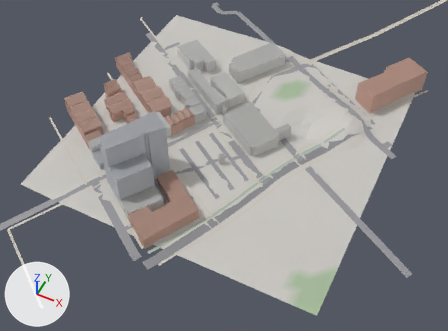
Renders of the glTF model game/world/tile_-3_-1.glb from each side of a commit.
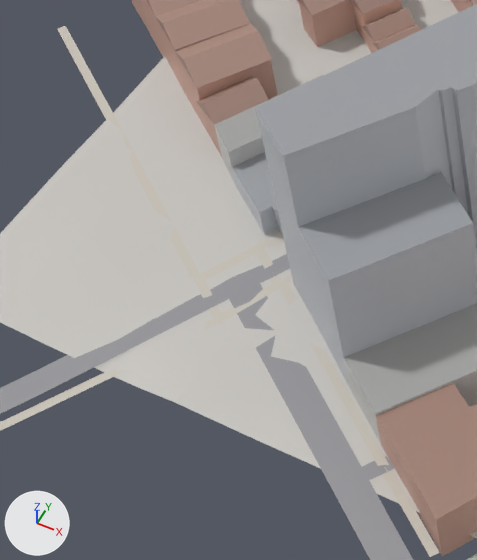
The first picture shows the older version from a camera (50 mm lens) standing at (-476.0, -216.0, 391.0) and looking at (-635.0, 102.0, -7.0). The close-ups show the older and then the newer version on the part from 8% to 34% of the width and 33% to 76% of the height of that picture. Only the edits that show in the close-ups are written down. The lights are fixed; the arrows at lower left show +X, +Y and +Z. Where no turn or scale is listed for an object, it has been applied to the vertices.

Before the edit, the objects in view are built like this:
```python
me_buildings = bpy.data.meshes.new('buildings')
me_buildings.from_pydata(...)  # 900 vertices, 1365 faces; spans x -787.0..-508.0, y -5.0..280.0, z 0.0..55.0
me_buildings.materials.append(mat_defaultmaterial)
me_roads = bpy.data.meshes.new('roads')
me_roads.from_pydata(...)  # 1808 vertices, 992 faces; spans x -798.0..-462.0, y -81.0..455.0, z 1.0..11.0
me_roads.materials.append(mat_defaultmaterial_001)
me_terrain = bpy.data.meshes.new('terrain')
me_terrain.from_pydata(...)  # 1089 vertices, 2048 faces; spans x -768.0..-512.0, y 0.0..256.0, z -3.0..11.0
me_terrain.materials.append(mat_defaultmaterial_002)
ob_buildings = bpy.data.objects.new('buildings', me_buildings)
ob_buildings.location = (0.0, 0.0, 0.0)
ob_roads = bpy.data.objects.new('roads', me_roads)
ob_roads.location = (0.0, 0.0, 0.0)
ob_terrain = bpy.data.objects.new('terrain', me_terrain)
ob_terrain.location = (0.0, 0.0, 0.0)
```
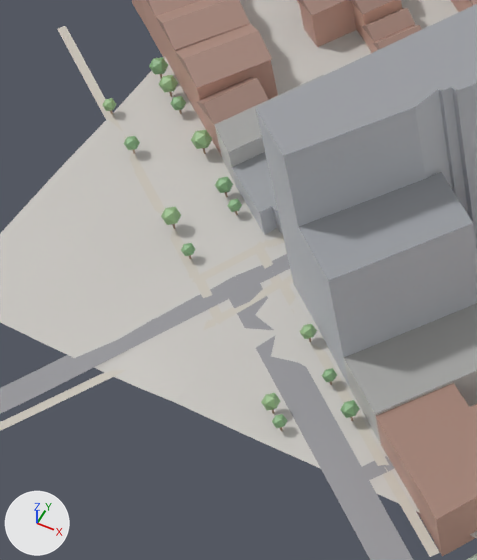
Pixel boxes (x1, y1, x2, y2) of what changed, in the close-ups (477 x 560 px):
'props', added: after (103, 57, 360, 431)

The change, as a list of edits to the scene's bpy script:
```text
Add me_props:
    me_props.from_pydata(...)  # 1344 vertices, 2240 faces; spans x -769.0..-523.0, y 3.0..251.0, z 1.0..13.0
    me_props.materials.append(mat_defaultmaterial_002)
Add ob_props:
    ob_props = bpy.data.objects.new('props', me_props)
    ob_props.location = (0.0, 0.0, 0.0)
```
